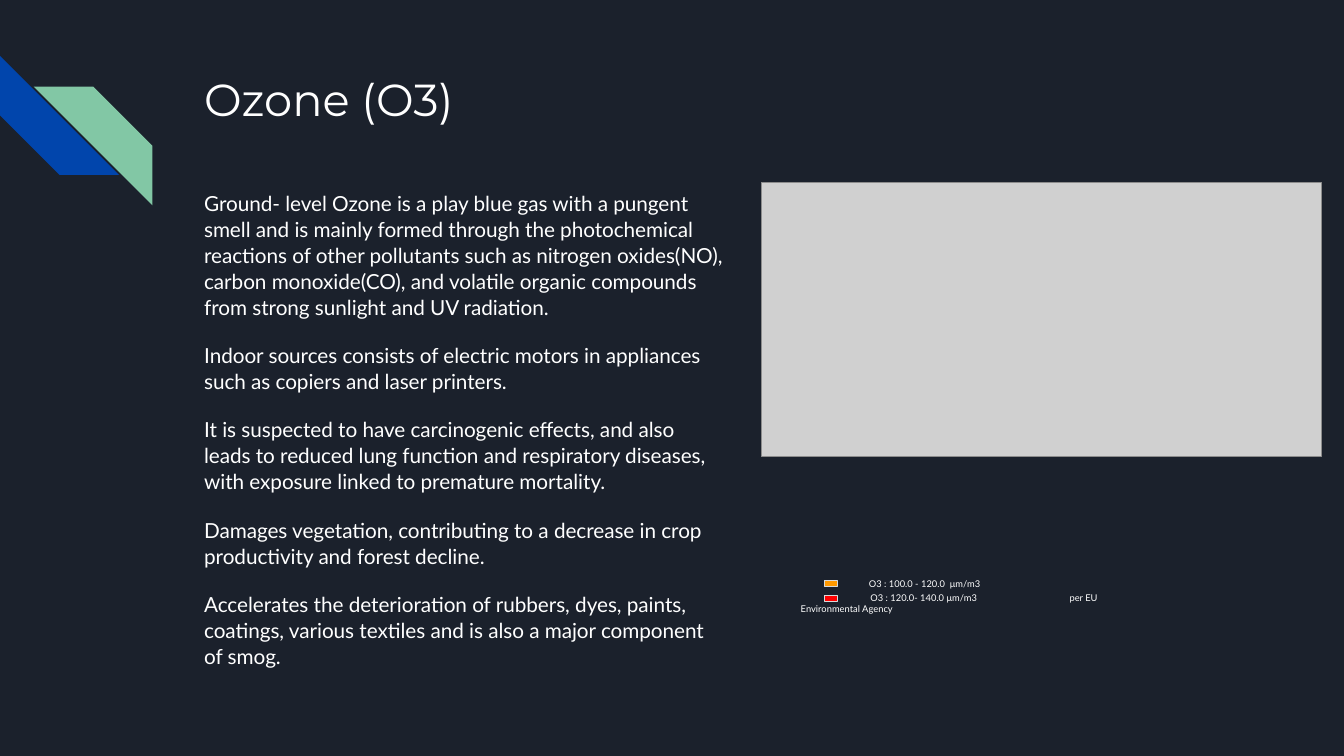
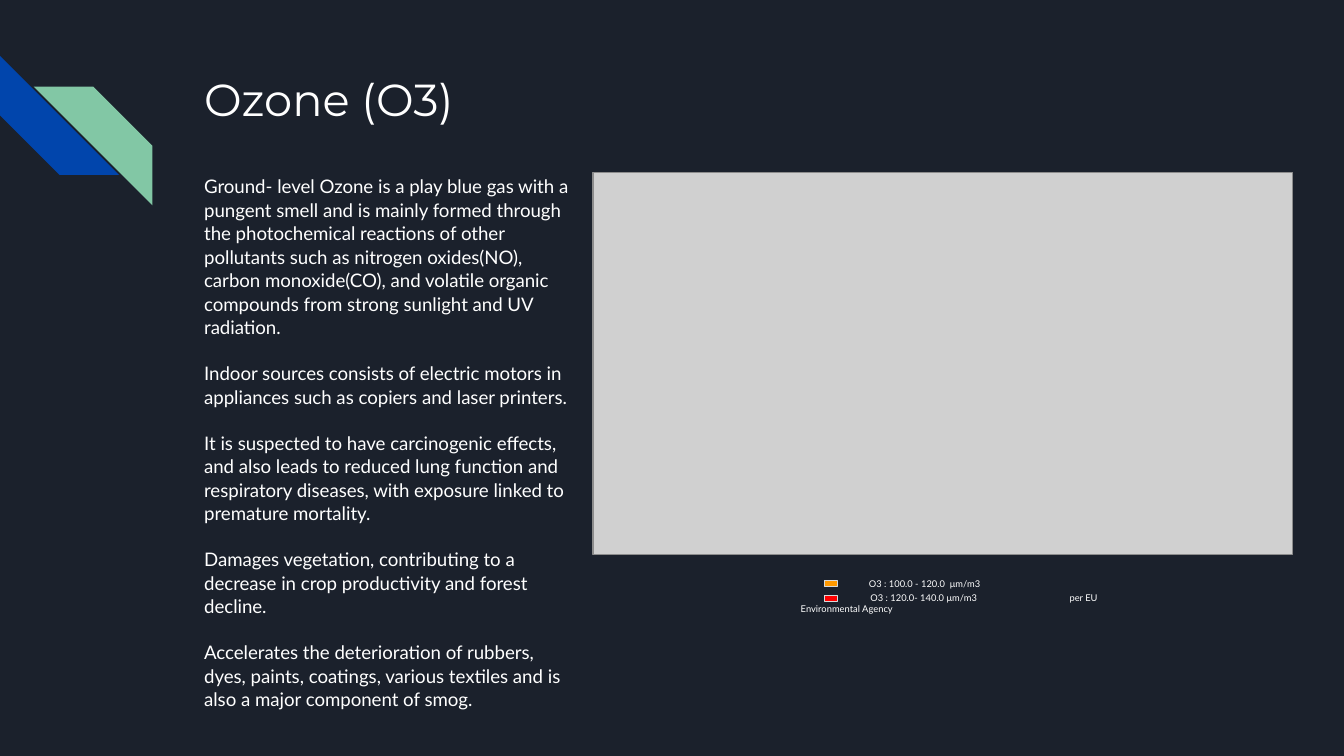
Before and after one commit to marinos32/Google-Data-Analytics-Capstone-Project, a slide deck: slide 8 of Air Pollution Change in Cyprus 2018-2023.pptx (slide 9 before the commit). Drawn at 1344x756 pixels with LibreOffice and Linux fonts; fonts in the diff are those of the drawing; grey boxes stand for pictures. Boxes give left, top, right and bottom in pixels: in the first picture for what was removed or moved away, otherwise in the second. Text is boxed around its words. In the diff, an @@ line names an element or a change of style, - is before the commit and + after.

```diff
--- a/Air Pollution Change in Cyprus 2018-2023.pptx
+++ b/Air Pollution Change in Cyprus 2018-2023.pptx
@@ text "Ground- level Ozone is a ...": place and size @@
-text "Ground- level Ozone is a ..." at <box>204,195,722,668</box>
+text "Ground- level Ozone is a ..." at <box>204,179,568,710</box>
@@ text "Ground- level Ozone is a ..." at <box>204,179,568,710</box>: size 11.1 to 10 pt @@
@@ picture: place and size @@
-picture at <box>761,183,1321,457</box>
+picture at <box>593,172,1292,554</box>
```
Also in this commit, not shown: 6 other slides changed, 1 slide removed.
